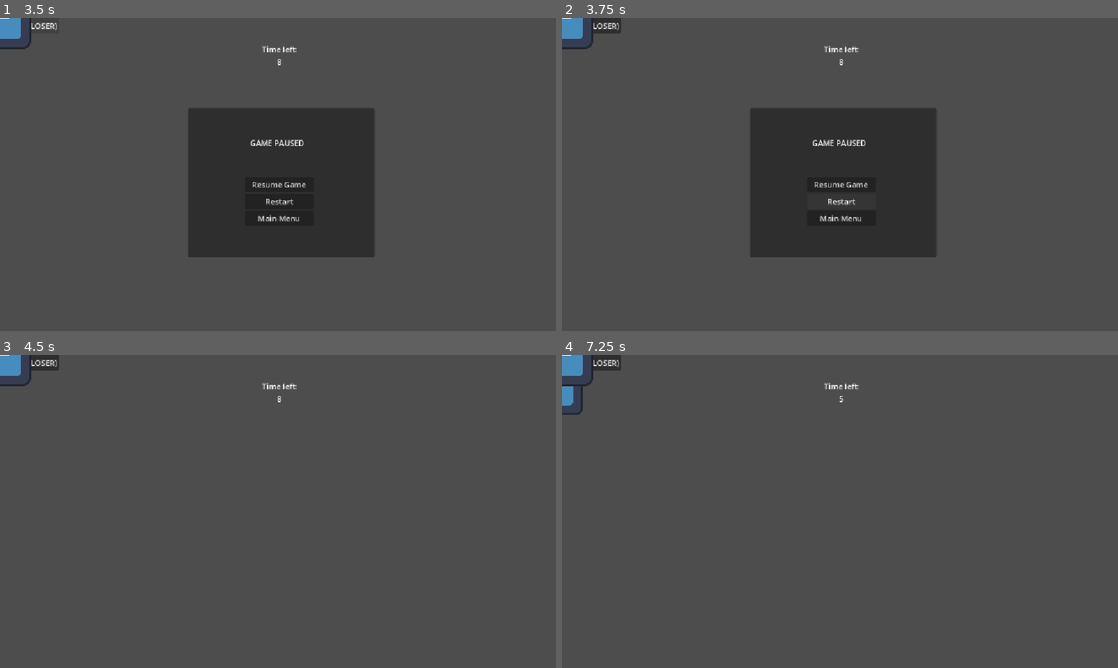
Above: before the commit, frames 1-4 (two rows, left to right).
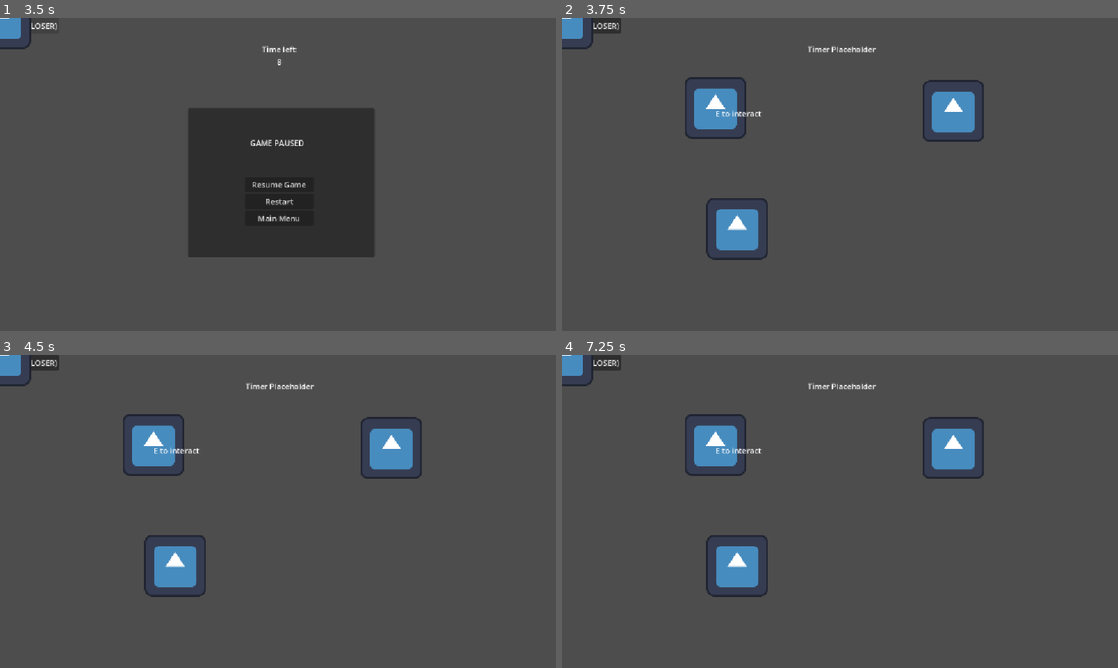
Above: after the commit, the same moments.

Repository: tszyana/SenselessChefs
Game: Godot game, scene res://scenes/kitchen.tscn
Two runs of this game, one before a commit and one after it. Both use one fixed random seed, a clock stepped at 60 frames per second and the inputs below. This scene is started directly instead of the project's main scene. The engine's default icon, where the game draws it, is replaced by a stand-in: a white triangle on a blue panel in a dark square.
Inputs (mouse positions are in pixels of both pictures, inside the frame that each line leads up to):
- Up to frame 1 (3.5 s): tap Enter at 0.5 s; hold E (interact) 0.53-1.28 s; hold Up (up) 0.53-2.03 s; tap E (interact) at 1.35 s; tap Space at 2 s; hold Left (left) 2.03-2.75 s; hold E (interact) 2.03-2.75 s; click "PAUSE (LOSER)" at 2.75 s
- Up to frame 2 (3.75 s): click (840, 202) at 3.5 s, where only the run after the commit has a clickable "Restart"
- Up to frame 3 (4.5 s): click (278, 520) at 4.25 s, where only the run before the commit has a clickable "Resume Game"
- Up to frame 4 (7.25 s): tap Enter at 5, 6.5 s; hold Left (left) 5.03-5.78 s; tap E (interact) at 5.1, 6.6 s; tap Space at 5.75 s; hold S (down) 5.78-6.53 s; hold E (interact) 5.78-6.53 s; hold Right (right) from 6.53 s (still down)

Frame 1 is identical in both runs. In frame 2, 19% of the frame differs, in the area x 22-76%, y 8-78%; in frame 3, 4.0%; in frame 4, 4.2%.

Commit message:
Fixed pause panel buttons

Diff:
--- a/scenes/kitchen.tscn
+++ b/scenes/kitchen.tscn
@@ -150,10 +150,12 @@
 "
 
 [node name="RestartButton2" type="Button" parent="Control/PausePanel/VBoxContainer" unique_id=406916995]
+process_mode = 2
 layout_mode = 2
 text = "Restart"
 
 [node name="MainMenuButton2" type="Button" parent="Control/PausePanel/VBoxContainer" unique_id=1837142842]
+process_mode = 2
 layout_mode = 2
 text = "Main Menu"
 
Not shown: 1 places in scenes/kitchen.tscn that only renumber resources
